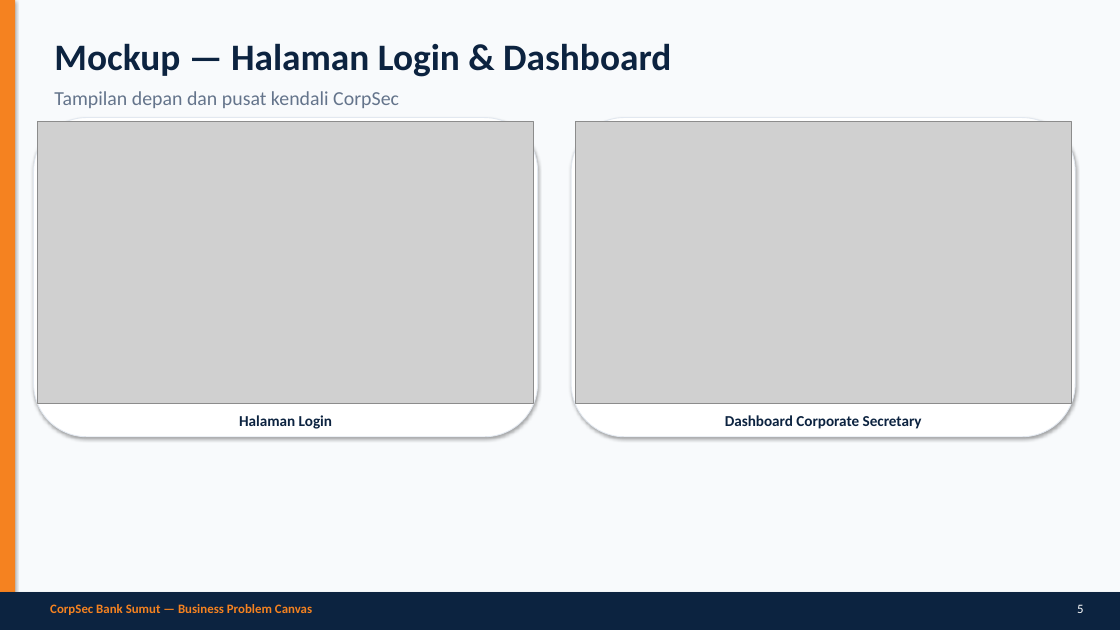
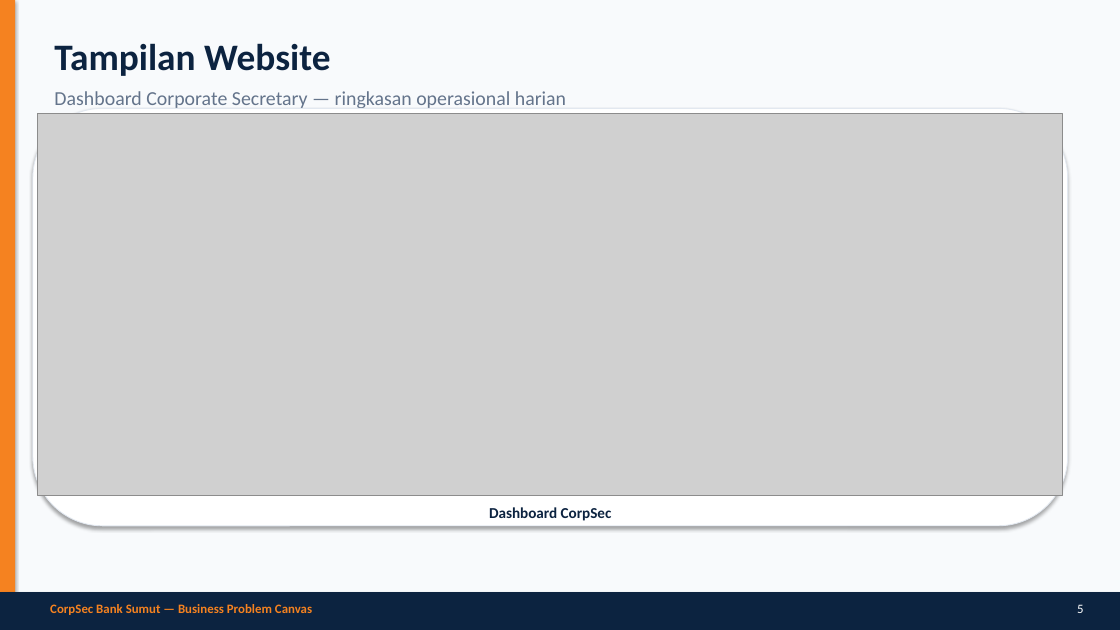
Before and after one commit to kelompok8ai/repo-day1-a, a slide deck: slide 5 of CorpSec-Bank-Sumut-Presentasi.pptx. Drawn at 1120x630 pixels with LibreOffice and Linux fonts; fonts in the diff are those of the drawing; grey boxes stand for pictures. Boxes give left, top, right and bottom in pixels: in the first picture for what was removed or moved away, otherwise in the second. Text is boxed around its words. In the diff, an @@ line names an element or a change of style, - is before the commit and + after.

```diff
--- a/CorpSec-Bank-Sumut-Presentasi.pptx
+++ b/CorpSec-Bank-Sumut-Presentasi.pptx
@@ text at [54, 43, 566, 108]: text changed @@
-Mockup — Halaman Login & Dashboard
-Tampilan depan dan pusat kendali CorpSec
+Tampilan Website
+Dashboard Corporate Secretary — ringkasan operasional harian
@@ rounded rectangle: place and size @@
-rounded rectangle at [34, 118, 538, 437]
+rounded rectangle at [33, 108, 1068, 526]
@@ picture: place and size @@
-picture at [576, 122, 1071, 403]
+picture at [38, 113, 1063, 496]
@@ rounded rectangle removed at [571, 118, 1075, 437] @@
@@ picture removed at [38, 122, 534, 403] @@
@@ text removed at [239, 415, 332, 429] @@
-Halaman Login
@@ text removed at [725, 415, 922, 429] @@
-Dashboard Corporate Secretary
@@ text added at [489, 507, 612, 521], 13 pt, text #0C2340, bold @@
+Dashboard CorpSec
```
Also in this commit, not shown: 9 other slides changed, 1 slide added, 2 other files.
